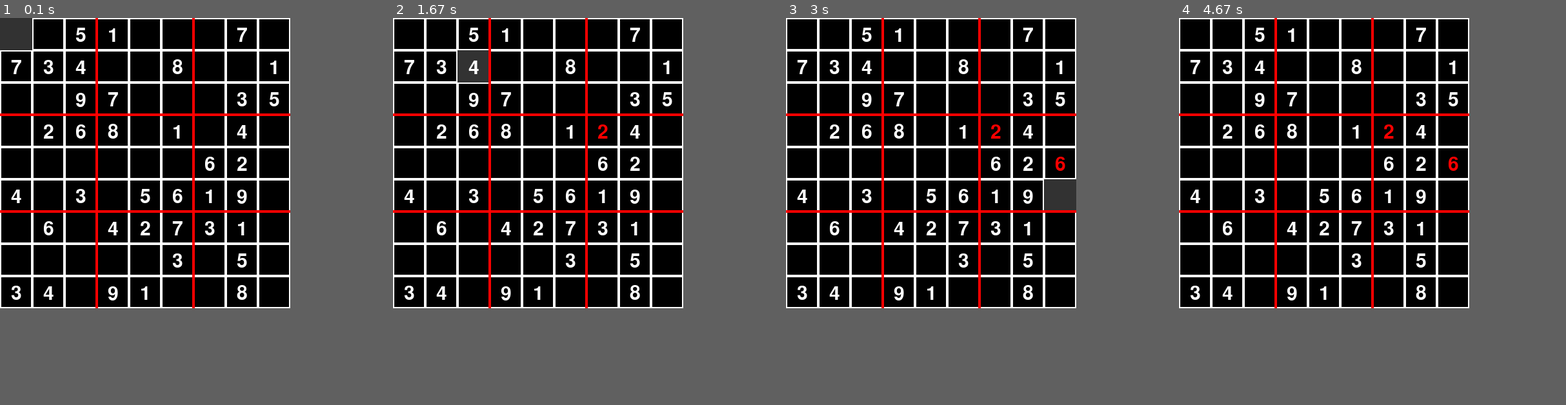
Above: before the commit, frames 1-4 (left to right).
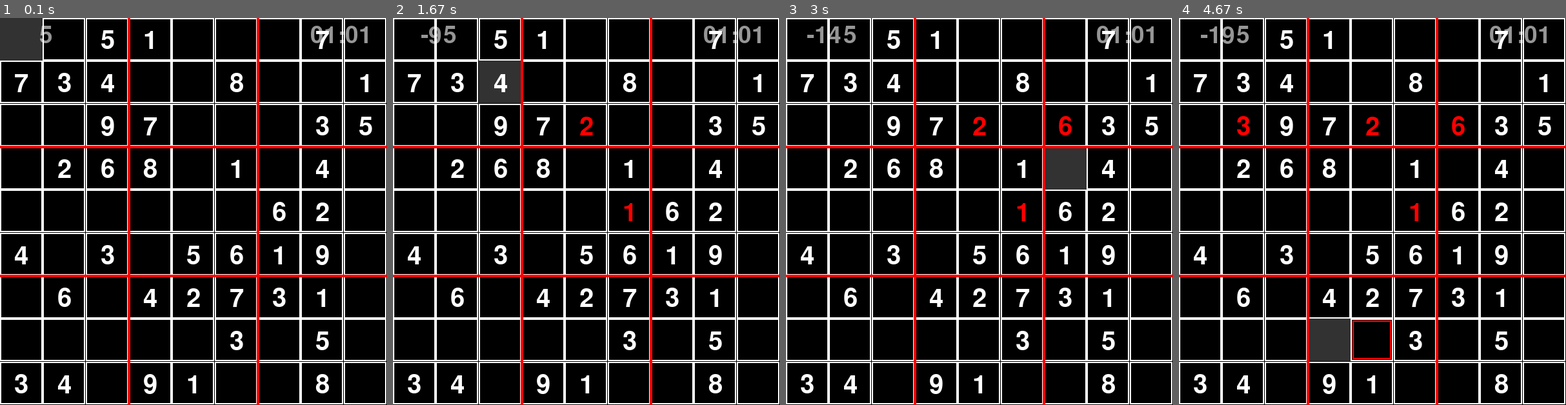
Above: after the commit, the same moments.

Repository: leifer98/soduko-python
Game: pygame game, started from soduko.py
The game is run twice, just before and just after one commit, with the same random seed, the same clock (stepped at 60 frames per second) and the same inputs.
Inputs (mouse positions are in pixels of both pictures, inside the frame that each line leads up to):
- Up to frame 1 (0.1 s): no input
- Up to frame 2 (1.67 s): press the mouse at (710, 199) at 0.37 s; move the mouse to (648, 219) at 0.47 s; release the mouse at (586, 234) at 0.6 s; tap 1 at 0.67 s; press the mouse at (710, 199) at 1.03 s; move the mouse to (598, 134) at 1.13 s; release the mouse at (485, 68) at 1.27 s; tap 2 at 1.33 s
- Up to frame 3 (3 s): press the mouse at (1103, 199) at 1.7 s; move the mouse to (1114, 281) at 1.8 s; release the mouse at (1126, 358) at 1.93 s; hold Right 2-2.47 s; click (1080, 273) at 2.13 s; hold Up 2.5-2.8 s; click (1056, 180) at 2.63 s; tap 6 at 2.83 s
- Up to frame 4 (4.67 s): press the mouse at (1496, 199) at 3.2 s; move the mouse to (1380, 168) at 3.3 s; release the mouse at (1260, 137) at 3.43 s; tap 3 at 3.5 s; press the mouse at (1496, 199) at 3.87 s; move the mouse to (1504, 250) at 3.97 s; release the mouse at (1511, 300) at 4.1 s; hold Right 4.17-4.63 s; click (1314, 323) at 4.3 s
In our replay, the window is 450x450 before the commit and 600x600 after it. These sizes can differ from the game's own. Grey fills any space a smaller window leaves; there, only what the larger window draws over its background counts as a difference.

The runs differ from the first frame. In frame 1, 23% of the frame differs, in the area x 0-100%, y 0-100%; in frame 2, 24%; in frame 3, 24%; in frame 4, 24%.

Commit message:
added texts and score initials

Diff:
--- a/soduko.py
+++ b/soduko.py
@@ -1,14 +1,15 @@
 import pygame, time, copy
 
 pygame.init()
-width, height = 450, 450
-# width, height = 600, 600
+width, height, fps = 450, 450, 15 # change fps to make solution loops speed
+width, height = 600, 600
 surface = pygame.display.set_mode((width,height))
 pygame.display.set_caption('Soduko')
 clock = pygame.time.Clock()
 pressed = pygame.key.get_pressed()
 black, white, red, green, blue, gray = (0,0,0), (255,255,255), (255,0,0), (0,255,0), (0,0,255), (50,50,50)
 reverted, solved = [], []
+score = 5
 # matrix = [[7,0,6,0,0,0,0,8,0],
 #           [0,0,2,1,0,0,0,0,6],
 #           [0,0,0,0,0,0,0,0,7],
@@ -52,6 +53,7 @@
                 matrix[i][j] = matrix[i][j] - 10
 
 def square(posX,posY,value = 0):
+    global score
     pygame.draw.rect(surface, white, (posX * width / 9, posY * height / 9, width / 9, height / 9), 2)
     mouse = pygame.mouse.get_pos()
     if (posX * width / 9) + (width / 9)>mouse[0]>(posX * width / 9) and \
@@ -65,7 +67,7 @@
     if not value % 10 == 0:
         largeText = pygame.font.Font('freesansbold.ttf', int(height / 15))
         textSurf, textRect = text_objects(str(value % 10), largeText, white)
-        if not solved == []:
+        if not solved == []: # only for solution loops
             if not value%10 == solved[posX][posY]:
                 textSurf, textRect = text_objects(str(value % 10), largeText, red)
         textRect.center = ((posX * width / 9) + ((width / 9) / 2), (posY * height / 9) + ((height / 9) / 2) + 3)
@@ -79,22 +81,52 @@
         pressed = pygame.key.get_pressed()
         if pressed[pygame.K_1] or pressed[pygame.K_KP1]:
             value = 1
+            if not value == solved[posX][posY]:
+                score = score - 50
         elif pressed[pygame.K_2] or pressed[pygame.K_KP2]:
             value = 2
+            if not value == solved[posX][posY]:
+                score = score - 50
         elif pressed[pygame.K_3] or pressed[pygame.K_KP3]:
             value = 3
+            if not value == solved[posX][posY]:
+                score = score - 50
         elif pressed[pygame.K_4] or pressed[pygame.K_KP4]:
             value = 4
+            if not value == solved[posX][posY]:
+                score = score - 50
+            else:
+                score = score + 50
         elif pressed[pygame.K_5] or pressed[pygame.K_KP5]:
             value = 5
+            if not value == solved[posX][posY]:
+                score = score - 50
+            else:
+                score = score + 50
         elif pressed[pygame.K_6] or pressed[pygame.K_KP6]:
             value = 6
+            if not value == solved[posX][posY]:
+                score = score - 50
+            else:
+                score = score + 50
         elif pressed[pygame.K_7] or pressed[pygame.K_KP7]:
             value = 7
+            if not value == solved[posX][posY]:
+                score = score - 50
+            else:
+                score = score + 50
         elif pressed[pygame.K_8] or pressed[pygame.K_KP8]:
             value = 8
+            if not value == solved[posX][posY]:
+                score = score - 50
+            else:
+                score = score + 50
         elif pressed[pygame.K_9] or pressed[pygame.K_KP9]:
             value = 9
+            if not value == solved[posX][posY]:
+                score = score - 50
+            else:
+                score = score + 50
         elif pressed[pygame.K_UP] and posY>0:
             if reverted[posX][posY-1] == 0:
                 value = value - 10
@@ -113,6 +145,20 @@
                 matrix[posX+1][posY] = matrix[posX+1][posY] + 20
 
     return value
+
+def scorer():
+    largeText = pygame.font.SysFont('britannic', int(height / 11))
+    textSurf, textRect = text_objects(str(score), largeText, white)
+    textSurf.set_alpha(150)
+    textRect.center = (width/8.5, width/22.5)
+    surface.blit(textSurf, textRect)
+
+def timer(string):
+    largeText = pygame.font.SysFont('britannic', int(height / 11))
+    textSurf, textRect = text_objects(string, largeText, white)
+    textSurf.set_alpha(150)
+    textRect.center = (width - width/8.5, width/22.5)
+    surface.blit(textSurf, textRect)
 
 def loop():
     for event in pygame.event.get():
@@ -129,8 +175,11 @@
         pygame.draw.line(surface,red,(i*width/3-1,0),(i*width/3-1,height),4)
         pygame.draw.line(surface,red,(0,i*height/3-1),(width,i*height/3-1),4)
 
+    scorer()
+    timer('01:01')
+
     pygame.display.update()
-    clock.tick(15)
+    clock.tick(fps)
 
 def solve(matrix,i,j):
     # loop() # uncomment to see resolving loops
